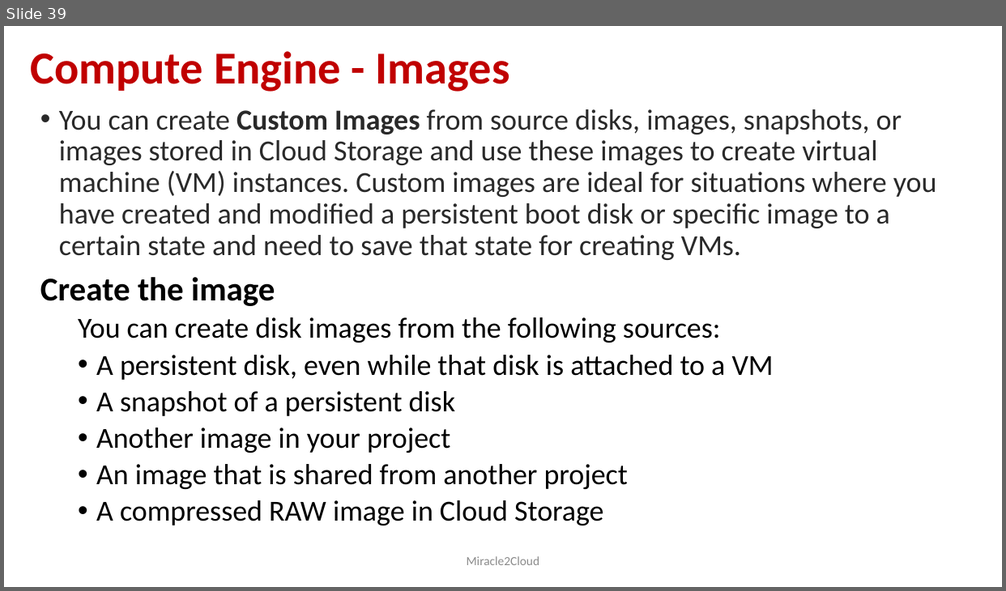
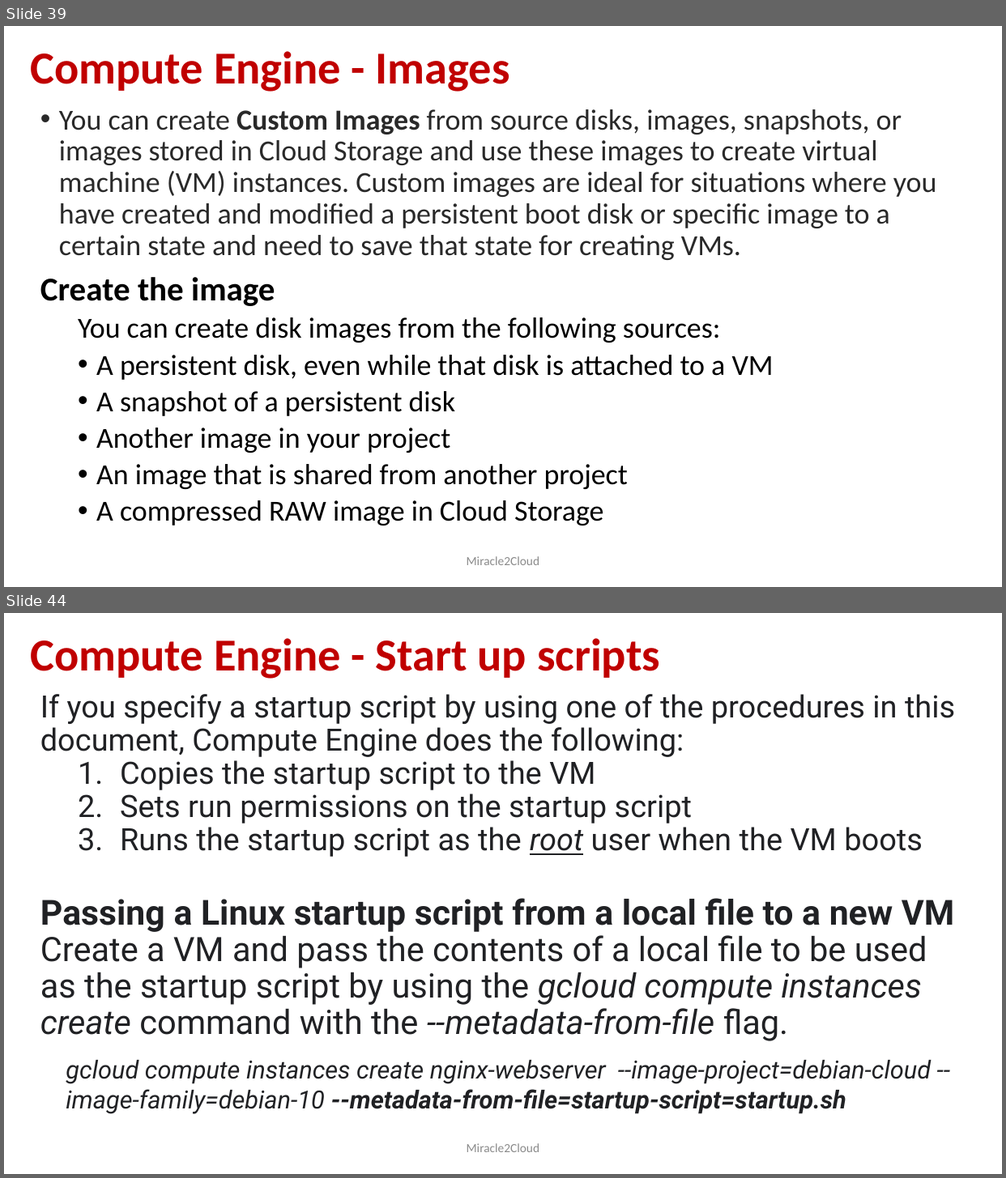
Before and after one commit to miracle2cloud/gcp, a slide deck: Google Cloud Platform.pptx. Shown one above the other, each under a label of ours: slide 39 before the commit, slides 39 and 44 after it; the slides between them are not shown. The pictures are 1006x591 and 1006x1178 pixels, drawn with LibreOffice and Linux fonts; fonts in the diff are those of the drawing. Boxes give left, top, right and bottom in pixels: in the first picture for what was removed or moved away, otherwise in the second. Text is boxed around its words. In the diff, an @@ line names an element or a change of style, - is before the commit and + after.

```diff
--- a/Google Cloud Platform.pptx
+++ b/Google Cloud Platform.pptx
@@ slide 44 added at box(4, 613, 1002, 1174), background #FFFFFF @@
@@ rectangle added at box(4, 617, 19, 647), fill #FFFFFF @@
@@ title added at box(30, 638, 660, 679), 44 pt, text #C00000, bold @@
+Compute Engine - Start up scripts
@@ text added at box(40, 694, 955, 1041), 29.6 pt, text #202124 @@
+If you specify a startup script by using one of the procedures in this document, Compute Engine does the following:
+  1. Copies the startup script to the VM
+  2. Sets run permissions on the startup script
+  3. Runs the startup script as the root user when the VM boots
+Passing a Linux startup script from a local file to a new VM
+Create a VM and pass the contents of a local file to be used as the startup script by using the gcloud compute instances create command with the --metadata-from-file flag.
@@ text added at box(66, 1060, 931, 1114), 24 pt, text #202124, italic @@
+gcloud compute instances create nginx-webserver --image-project=debian-cloud --image-family=debian-10 --metadata-from-file=startup-script=startup.sh
@@ text added at box(467, 1144, 539, 1152), 12 pt, text #8C8C8C @@
+Miracle2Cloud
```
Also in this commit, not shown: 1 slide changed, 11 other slides added.
